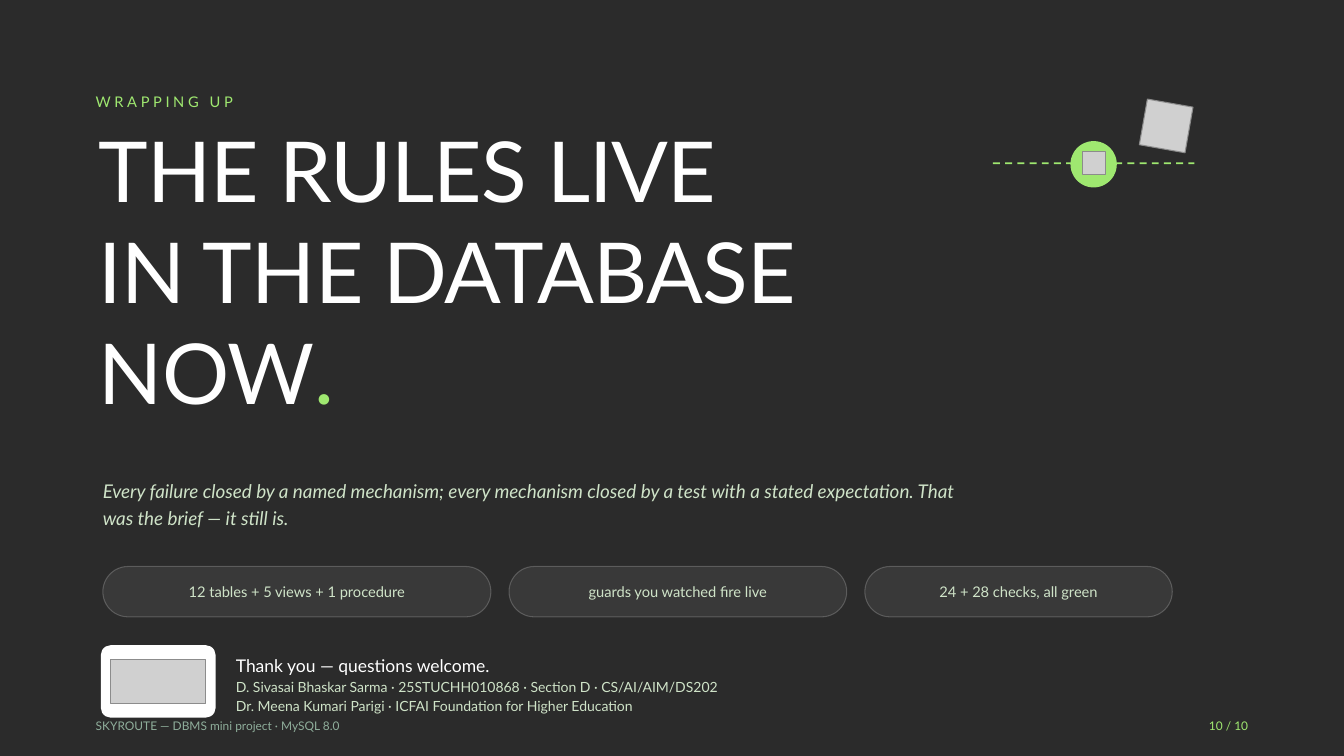
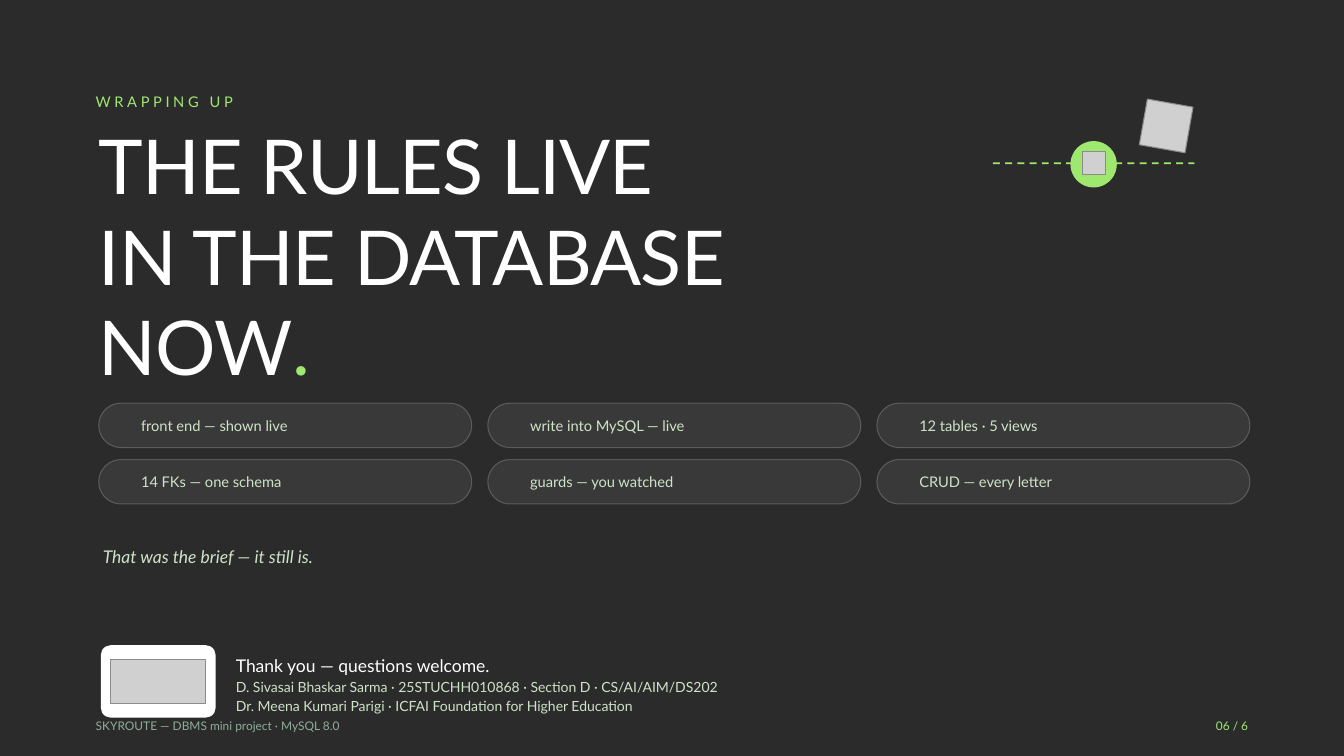
Before and after one commit to Bhaskar-1818/skyroute-dbms-python, a slide deck: slide 6 of dbms/docs/report/SkyRoute_Presentation.pptx (slide 10 before the commit). Drawn at 1344x756 pixels with LibreOffice and Linux fonts; fonts in the diff are those of the drawing; grey boxes stand for pictures; background and template pictures are left out; a plain dark background stands for a picture behind light text. Boxes give left, top, right and bottom in pixels: in the first picture for what was removed or moved away, otherwise in the second. Text is boxed around its words. In the diff, an @@ line names an element or a change of style, - is before the commit and + after.

Commit message:
Restructure talk deck to 6 cue-card slides (council review: connection slide, merged rules slide, recap close)

```diff
--- a/dbms/docs/report/SkyRoute_Presentation.pptx
+++ b/dbms/docs/report/SkyRoute_Presentation.pptx
@@ text "THE RULES LIVE" at (99, 139, 725, 376): size 60 to 54 pt @@
@@ rounded rectangle added at (99, 403, 472, 448), fill #FFFFFF at 7% opacity, outline #FFFFFF 0.75 pt @@
@@ rounded rectangle added at (488, 403, 861, 448), fill #FFFFFF at 7% opacity, outline #FFFFFF 0.75 pt @@
@@ rounded rectangle added at (877, 403, 1250, 448), fill #FFFFFF at 7% opacity, outline #FFFFFF 0.75 pt @@
@@ text added at (141, 420, 288, 431), 10.5 pt, text #CFE3C8 @@
+front end — shown live
@@ text added at (530, 420, 684, 434), 10.5 pt, text #CFE3C8 @@
+write into MySQL — live
@@ text at (919, 420, 1037, 431): text changed @@
-12 tables + 5 views + 1 procedure
+12 tables · 5 views
@@ rounded rectangle: place and size @@
-rounded rectangle at (103, 567, 491, 617)
+rounded rectangle at (99, 460, 472, 504)
@@ text added at (141, 476, 281, 487), 10.5 pt, text #CFE3C8 @@
+14 FKs — one schema
@@ rounded rectangle: place and size @@
-rounded rectangle at (509, 567, 847, 617)
+rounded rectangle at (488, 460, 861, 504)
@@ text at (530, 476, 673, 490): text changed @@
-guards you watched fire live
+guards — you watched
@@ rounded rectangle: place and size @@
-rounded rectangle at (865, 567, 1173, 617)
+rounded rectangle at (877, 460, 1250, 504)
@@ text added at (919, 476, 1052, 490), 10.5 pt, text #CFE3C8 @@
+CRUD — every letter
@@ text at (103, 550, 313, 565): text changed; size 13.5 to 12.5 pt @@
-Every failure closed by a named mechanism; every mechanism closed by a test with a stated expectation. That was the brief — it still is.
+That was the brief — it still is.
@@ text removed at (939, 586, 1097, 600) @@
-24 + 28 checks, all green
@@ text at (1216, 721, 1248, 730): text changed @@
-10 / 10
+06 / 6
```
Also in this commit, not shown: 2 other slides changed, 2 slides added, 6 slides removed.
